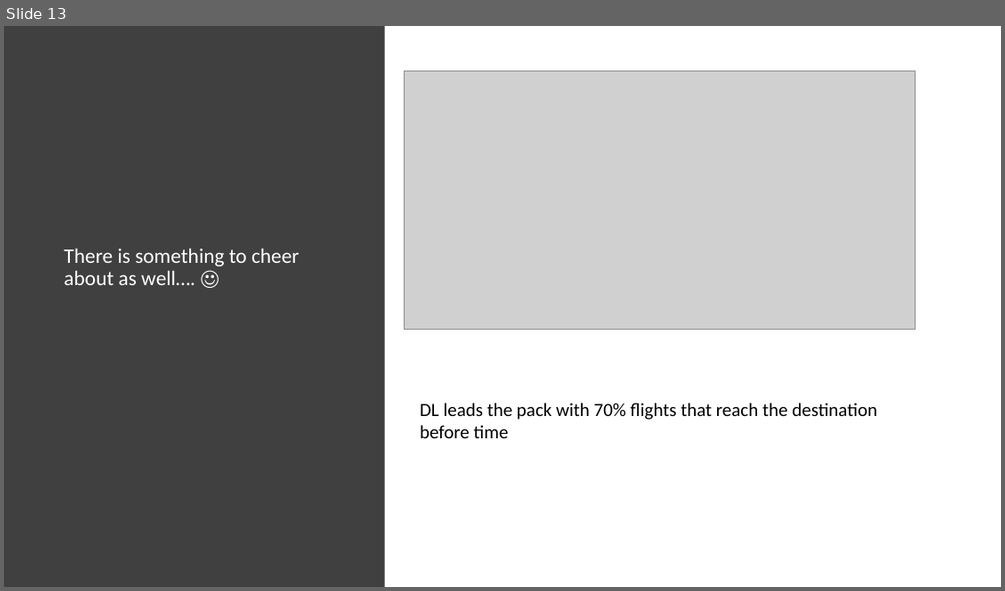
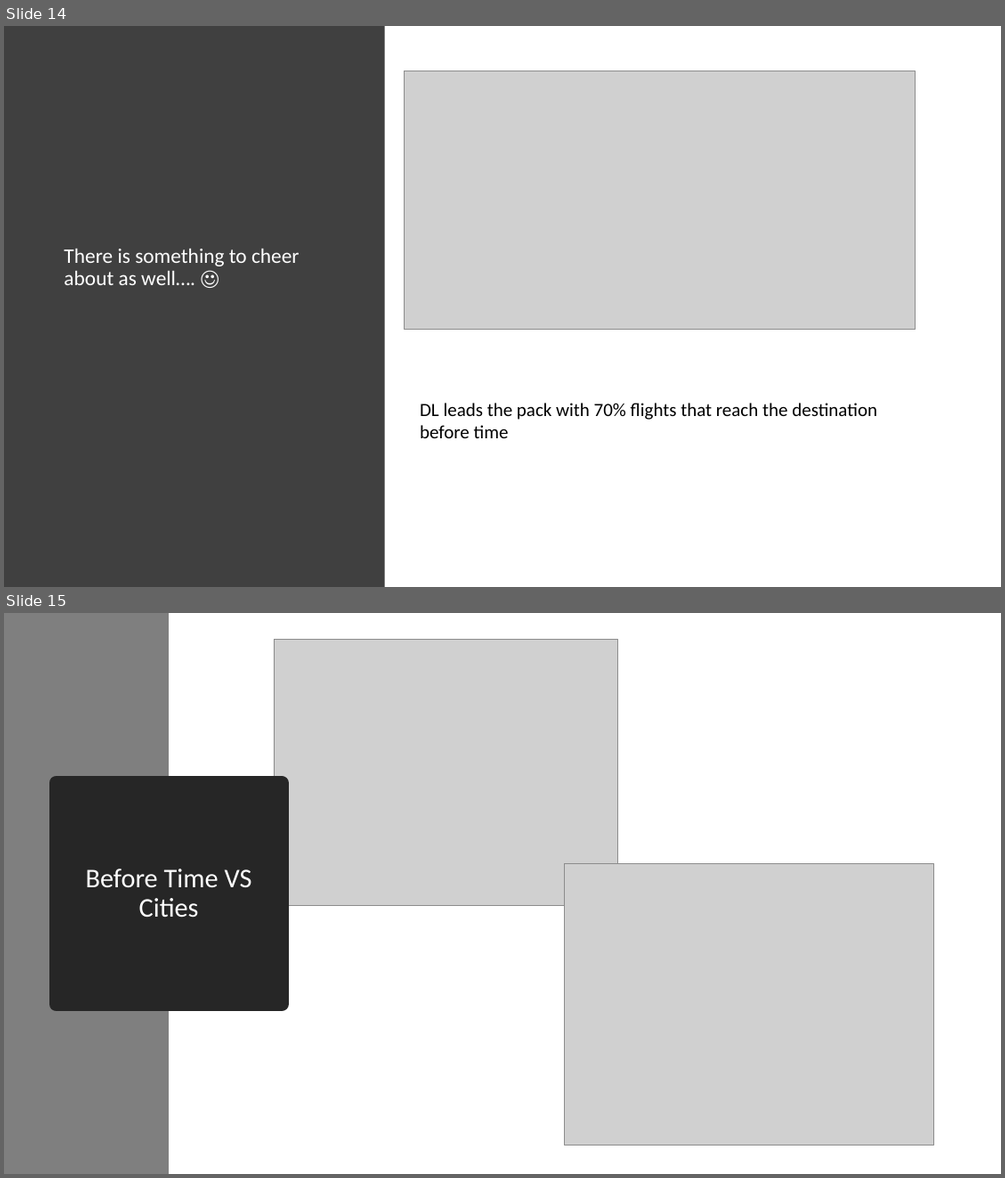
Before and after one commit to Randy0601/GroupProject, a slide deck: Resources/GroupProject.pptx. Shown one above the other, each under a label of ours: slide 13 before the commit, slides 14 and 15 after it. The pictures are 1005x591 and 1005x1178 pixels, drawn with LibreOffice and Linux fonts; fonts in the diff are those of the drawing; grey boxes stand for pictures. Boxes give left, top, right and bottom in pixels: in the first picture for what was removed or moved away, otherwise in the second. Text is boxed around its words. In the diff, an @@ line names an element or a change of style, - is before the commit and + after.

```diff
--- a/Resources/GroupProject.pptx
+++ b/Resources/GroupProject.pptx
@@ slide 15 added at bbox=[4, 613, 1001, 1174], background #FFFFFF @@
@@ rectangle added at bbox=[4, 613, 169, 1174], fill #7F7F7F @@
@@ picture added at bbox=[274, 640, 618, 906] @@
@@ title added at bbox=[57, 783, 282, 1004], fill #262626, outline #262626 13.75 pt, 26 pt, text #FFFFFF @@
+Before Time VS Cities
@@ picture added at bbox=[564, 863, 933, 1144] @@
@@ what was slide 13 is now slide 14 @@
```
Also in this commit, not shown: 1 other slide added, 1 other file.
